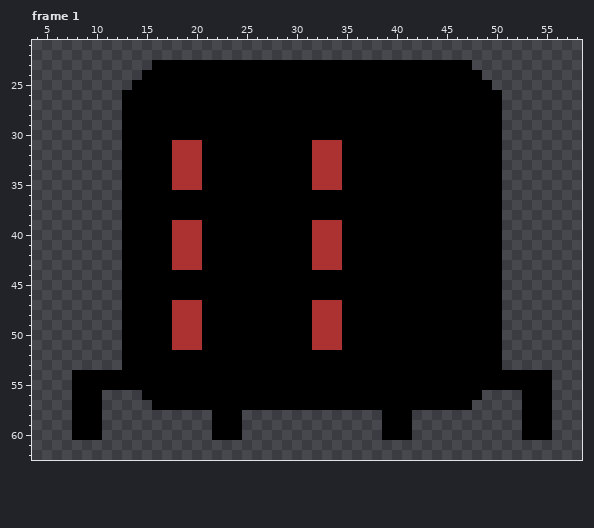
Two states of a pixel-art file, Art/3001.aseprite. The picture above is the old version.
64x64 pixels, 1 frame. Shown: frame 1: x 4..58, y 21..62. The commit also changed other frames, which this record leaves out.
Now the later version:
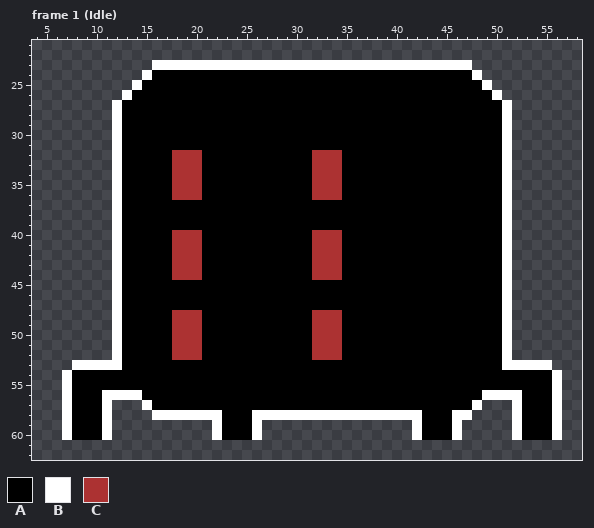
Palette (. is transparent): A #000000  B #ffffff  C #ac3232
What changed:
Frame 1 (Idle):
Colour A is added in rows 58 to 60 at x 25 and 43 to 45.
Colour A replaces colour C in row 31 at x 18 to 20 and 32 to 34; in row 39 at x 18 to 20 and 32 to 34; in row 47 at x 18 to 20 and 32 to 34.
Colour B is added in rows 27 to 52 at x 12 and 51; in row 53 at x 8 to 12 and 51 to 55; in rows 54 to 55 at x 7 and 56; in row 56 at x 7, 11 to 14, 49 to 52 and 56; in row 57 at x 7, 11, 15, 48, 52 and 56; in row 58 at x 7, 11, 16 to 21, 26 to 38, 42, 46 to 47, 52 and 56.
Colour B is added in rows 59 to 60 at x 7, 11, 26, 42, 46, 52 and 56.
Colour B replaces colour A in row 23 at x 16 to 47; in row 24 at x 15 and 48; in row 25 at x 14 and 49; in row 26 at x 13 and 50; in row 58 at x 22 and 39 to 41; in rows 59 to 60 at x 22.
Colour C replaces colour A in row 36 at x 18 to 20 and 32 to 34; in row 44 at x 18 to 20 and 32 to 34; in row 52 at x 18 to 20 and 32 to 34.
The author cleared colour A in rows 59 to 60 at x 39 to 41.
